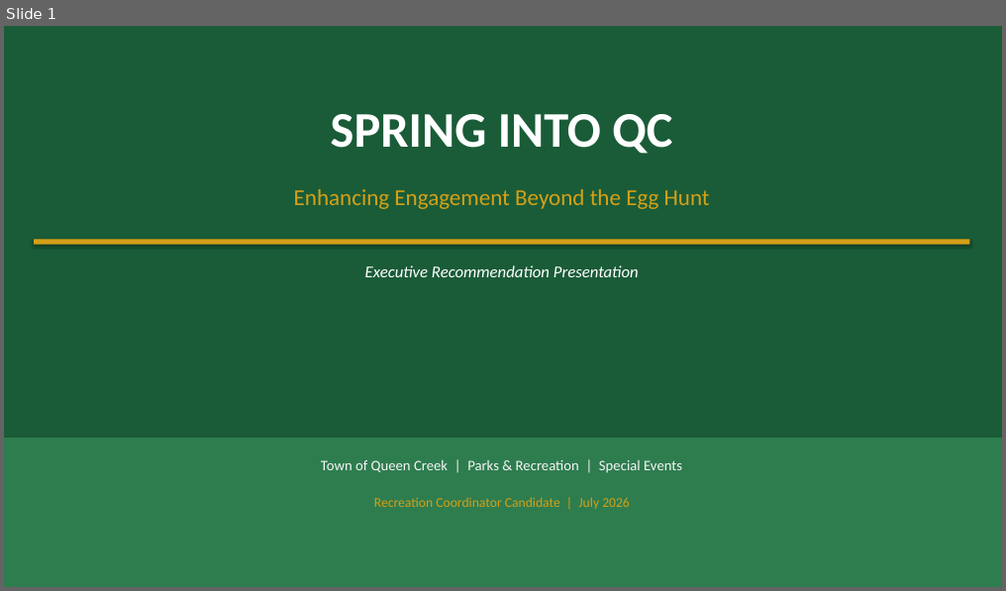
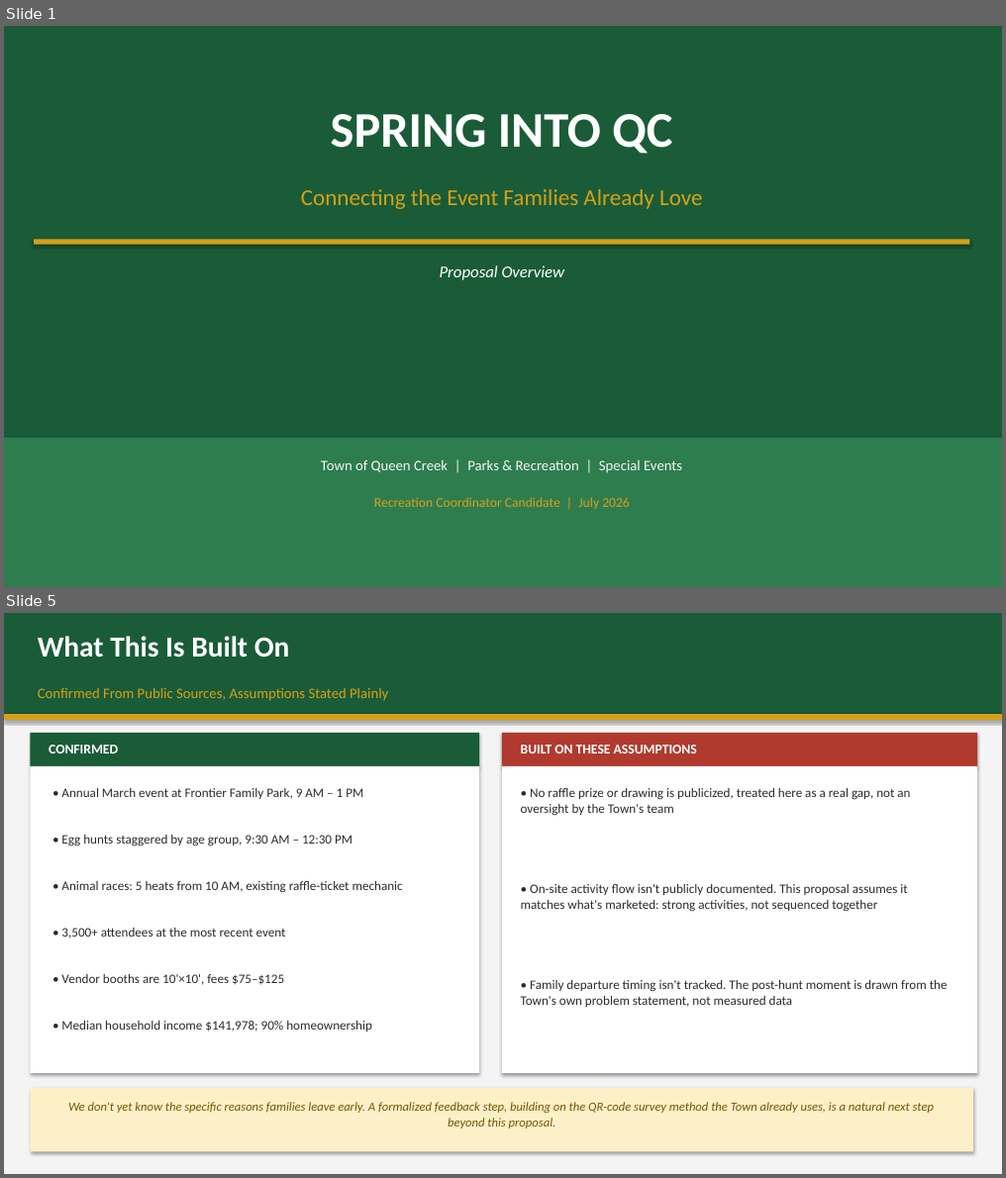
Before and after one commit to billy12/qc, a slide deck: SpringIntoQC_Presentation.pptx. Shown one above the other, each under a label of ours: slide 1 before the commit, slides 1 and 5 after it; the slides between them are not shown. The pictures are 1006x591 and 1006x1178 pixels, drawn with LibreOffice and Linux fonts; fonts in the diff are those of the drawing. Boxes give left, top, right and bottom in pixels: in the first picture for what was removed or moved away, otherwise in the second. Text is boxed around its words. In the diff, an @@ line names an element or a change of style, - is before the commit and + after.

```diff
--- a/SpringIntoQC_Presentation.pptx
+++ b/SpringIntoQC_Presentation.pptx
@@ slide 5 added at (4, 613, 1002, 1174), background #FFFFFF @@
@@ rectangle added at (4, 613, 1002, 1174), fill #F4F4F4 @@
@@ rectangle added at (4, 613, 1002, 714), fill #1A5C38 @@
@@ text added at (38, 636, 290, 658), 28 pt, text #FFFFFF, bold @@
+What This Is Built On
@@ text added at (38, 688, 388, 701), 14 pt, text #D4A017 @@
+Confirmed From Public Sources, Assumptions Stated Plainly
@@ rectangle added at (4, 714, 1002, 720), fill #D4A017 @@
@@ rectangle added at (30, 733, 479, 766), fill #1A5C38 @@
@@ text added at (49, 745, 118, 754), 13 pt, text #FFFFFF, bold @@
+CONFIRMED
@@ rectangle added at (502, 733, 977, 766), fill #B03A2E @@
@@ text added at (521, 745, 697, 754), 13 pt, text #FFFFFF, bold @@
+BUILT ON THESE ASSUMPTIONS
@@ rectangle added at (30, 766, 479, 1073), fill #FFFFFF @@
@@ text added at (61, 788, 363, 799), 12.5 pt, text #2B2B2B @@
+• Annual March event at Frontier Family Park, 9 AM – 1 PM
@@ rectangle added at (502, 766, 977, 1073), fill #FFFFFF @@
@@ text added at (521, 788, 910, 816), 12.5 pt, text #2B2B2B @@
+• No raffle prize or drawing is publicized, treated here as a real gap, not an oversight by the Town's team
@@ text added at (61, 835, 352, 847), 12.5 pt, text #2B2B2B @@
+• Egg hunts staggered by age group, 9:30 AM – 12:30 PM
@@ text added at (61, 881, 403, 893), 12.5 pt, text #2B2B2B @@
+• Animal races: 5 heats from 10 AM, existing raffle-ticket mechanic
@@ text added at (521, 884, 907, 912), 12.5 pt, text #2B2B2B @@
+• On-site activity flow isn't publicly documented. This proposal assumes it matches what's marketed: strong activities, not sequenced together
@@ text added at (61, 928, 286, 939), 12.5 pt, text #2B2B2B @@
+• 3,500+ attendees at the most recent event
@@ text added at (61, 974, 284, 985), 12.5 pt, text #2B2B2B @@
+• Vendor booths are 10'×10', fees $75–$125
@@ text added at (521, 980, 947, 1007), 12.5 pt, text #2B2B2B @@
+• Family departure timing isn't tracked. The post-hunt moment is drawn from the Town's own problem statement, not measured data
@@ text added at (61, 1021, 372, 1032), 12.5 pt, text #2B2B2B @@
+• Median household income $141,978; 90% homeownership
@@ rectangle added at (30, 1088, 973, 1152), fill #FDF0C8 @@
@@ text added at (68, 1102, 934, 1129), 12 pt, text #7A5500, italic @@
+We don't yet know the specific reasons families leave early. A formalized feedback step, building on the QR-code survey method the Town already uses, is a natural next step beyond this proposal.
@@ slide 1 changed as well @@
@@ text at (301, 189, 702, 209): text changed @@
-Enhancing Engagement Beyond the Egg Hunt
+Connecting the Event Families Already Love
@@ text at (440, 266, 564, 280): text changed @@
-Executive Recommendation Presentation
+Proposal Overview
```
Also in this commit, not shown: 1 other slide changed, 7 other slides added, 9 slides removed, 9 other files.
